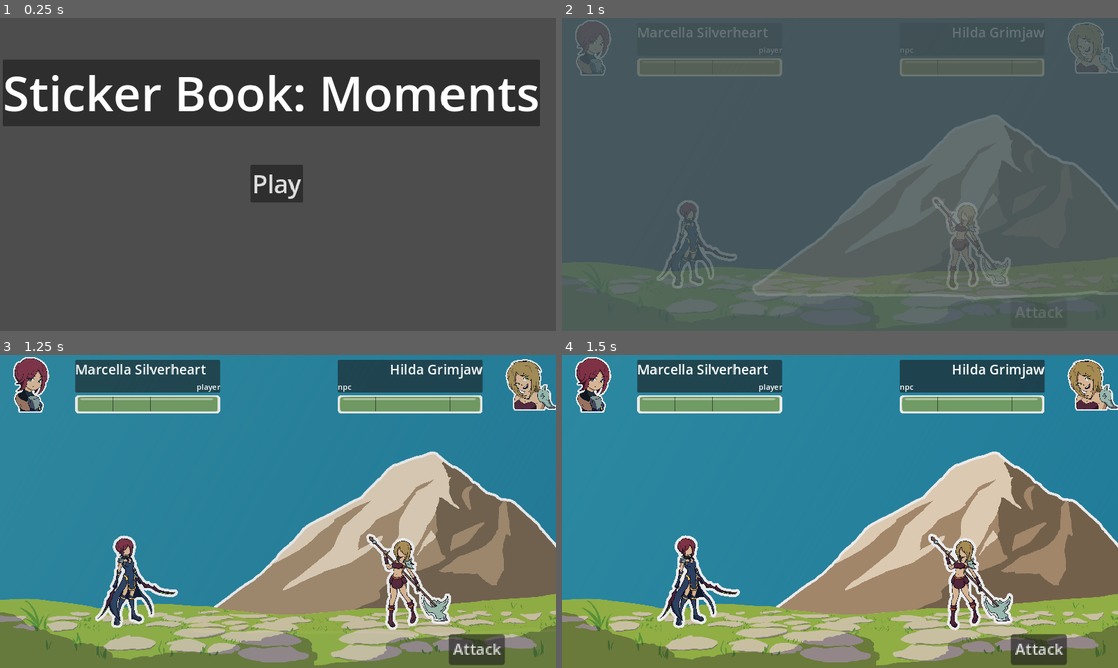
Above: before the commit, frames 1-4 (two rows, left to right).
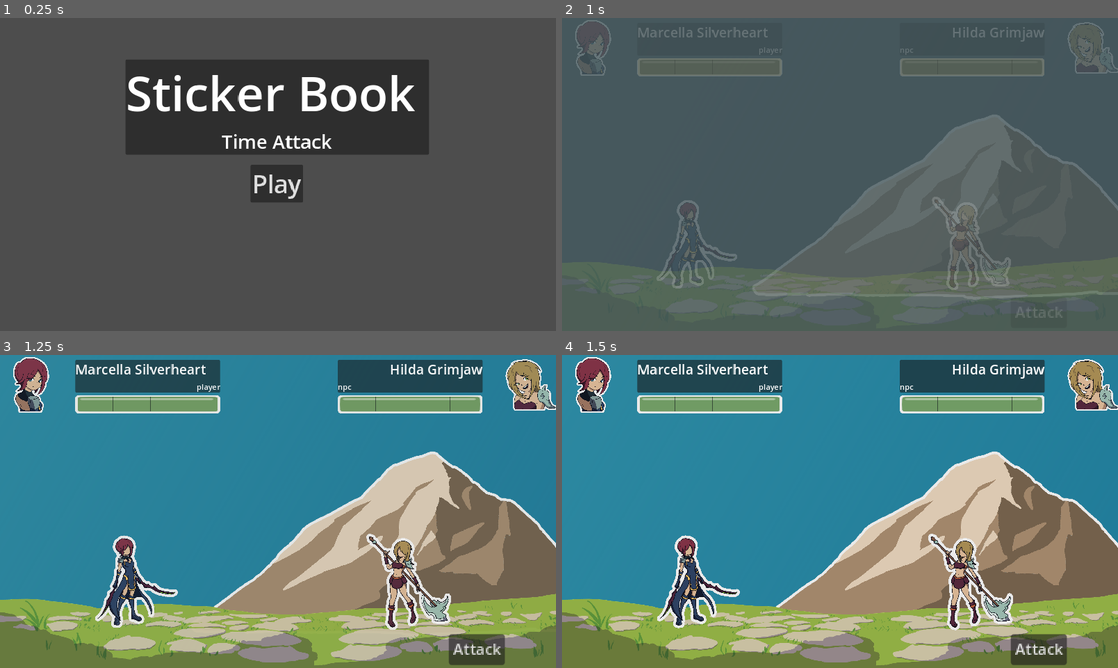
Above: after the commit, the same moments.

Repository: MajorZiploc/sticker_book_moments
Game: Godot game, scene res://title_scene.tscn
Two runs of this game, one before a commit and one after it. Both use one fixed random seed, a clock stepped at 60 frames per second and the inputs below.
Inputs (mouse positions are in pixels of both pictures, inside the frame that each line leads up to):
- Up to frame 1 (0.25 s): no input
- Up to frame 2 (1 s): click "Play" at 0.5 s
- Up to frame 3 (1.25 s): no input
- Up to frame 4 (1.5 s): tap Enter (ui_accept) at 1.25 s; move the mouse to (962, 495) at 1.27 s; hold D (right) from 1.28 s (still down); hold F from 1.28 s (still down); click (962, 495) at 1.42 s

The runs differ from the first frame. In frame 1, 17% of the frame differs, in the area x 0-98%, y 13-44%; in frame 2, nothing differs; in frame 3, nothing differs; in frame 4, nothing differs.

Commit message:
rn proj to Sticker Book: Time Attack

Diff:
--- a/title_scene.tscn
+++ b/title_scene.tscn
@@ -24,29 +24,38 @@
 grow_horizontal = 2
 grow_vertical = 2
 
-[node name="title" type="Control" parent="ui_root/ui"]
+[node name="title_card" type="Control" parent="ui_root/ui"]
 layout_mode = 1
 anchors_preset = 8
 anchor_left = 0.5
 anchor_top = 0.5
 anchor_right = 0.5
 anchor_bottom = 0.5
-offset_left = -570.0
+offset_left = -316.0
 offset_top = -238.0
-offset_right = -530.0
+offset_right = -276.0
 offset_bottom = -198.0
 grow_horizontal = 2
 grow_vertical = 2
 
-[node name="panel" type="PanelContainer" parent="ui_root/ui/title"]
+[node name="panel" type="PanelContainer" parent="ui_root/ui/title_card"]
 layout_mode = 0
 offset_right = 629.0
 offset_bottom = 137.0
 
-[node name="label" type="Label" parent="ui_root/ui/title/panel"]
+[node name="vbox" type="VBoxContainer" parent="ui_root/ui/title_card/panel"]
+layout_mode = 2
+
+[node name="title" type="Label" parent="ui_root/ui/title_card/panel/vbox"]
 layout_mode = 2
 theme_override_font_sizes/font_size = 100
-text = "Sticker Book: Moments"
+text = "Sticker Book"
+
+[node name="subtitle" type="Label" parent="ui_root/ui/title_card/panel/vbox"]
+layout_mode = 2
+size_flags_horizontal = 4
+theme_override_font_sizes/font_size = 40
+text = "Time Attack"
 
 [node name="play" type="Control" parent="ui_root/ui"]
 layout_mode = 1
Not shown, changed: README.md
Not shown, changed: design/notes.md
